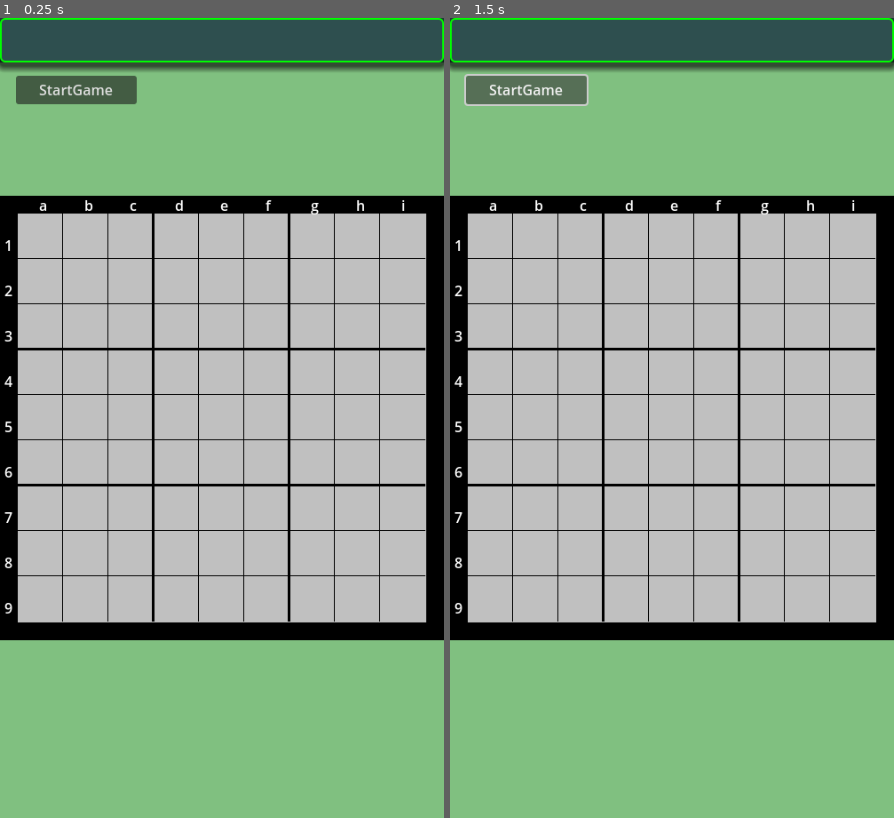
Above: before the commit, frames 1-2 (left to right).
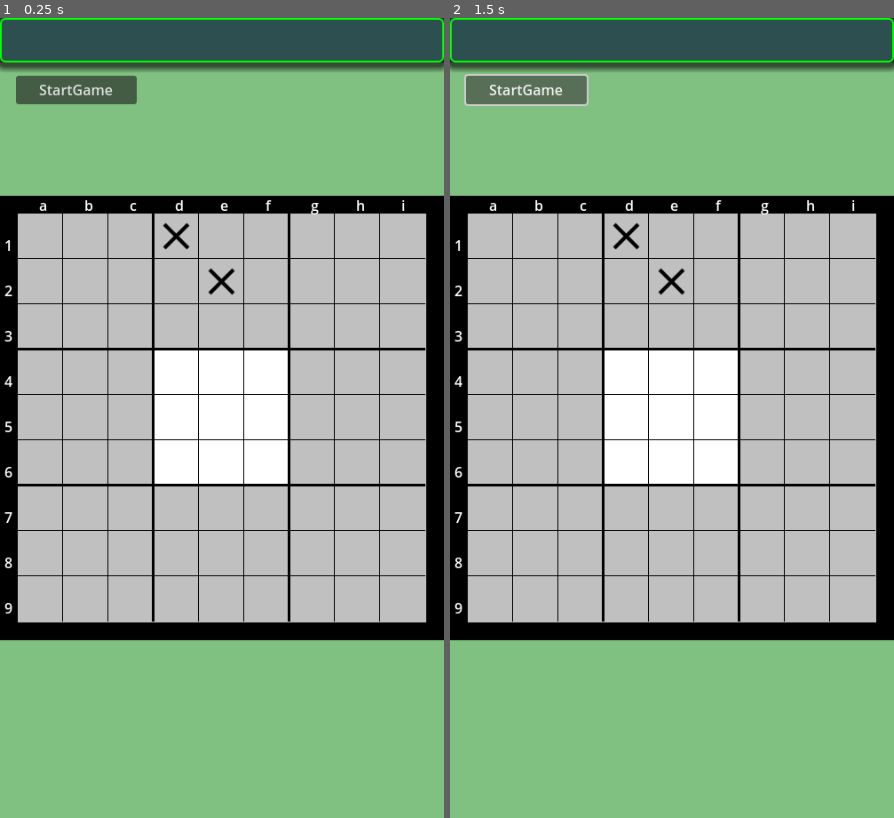
Above: after the commit, the same moments.

Repository: vivisuke/SuperTicTacToe4
Game: Godot game, scene res://main_scene.tscn
Two runs of this game, one before a commit and one after it. Both use one fixed random seed, a clock stepped at 60 frames per second and the inputs below.
Inputs:
- Up to frame 1 (0.25 s): no input
- Up to frame 2 (1.5 s): click "StartGame" at 0.5 s; click "StartGame" at 1.25 s

The runs differ from the first frame. In frame 1, 5.1% of the frame differs, in the area x 34-65%, y 25-59%; in frame 2, 5.1%.

Commit message:
0009 ◎ C 12/27 03/05 0.001│ToDo│ローカルボード強調用タイルマップ（TileMapBG）追加 0010 ◎ C 12/27 03/05 0.001│ToDo│ローカルボード用タイルマップ（TileMapLocal）追加

Diff:
--- a/SuperTicTacToe/main_scene.tscn
+++ b/SuperTicTacToe/main_scene.tscn
@@ -1,8 +1,35 @@
-[gd_scene load_steps=4 format=3 uid="uid://ddnaldrnxjkkx"]
+[gd_scene load_steps=12 format=3 uid="uid://ddnaldrnxjkkx"]
 
 [ext_resource type="Script" path="res://scripts/TitleBar.gd" id="1_l3eue"]
 [ext_resource type="Script" path="res://scripts/main_scene.gd" id="1_nwkcl"]
 [ext_resource type="Script" path="res://scripts/Grid.gd" id="3_fq3ta"]
+[ext_resource type="Texture2D" uid="uid://8psfxlmyf6od" path="res://images/white153x153.png" id="3_twduk"]
+[ext_resource type="Texture2D" uid="uid://c21l38manmh06" path="res://images/circle_black.png" id="5_u0aoc"]
+[ext_resource type="Texture2D" uid="uid://os2kymwxpo7f" path="res://images/close_black.png" id="6_x73yt"]
+
+[sub_resource type="TileSetAtlasSource" id="TileSetAtlasSource_30j05"]
+texture = ExtResource("3_twduk")
+texture_region_size = Vector2i(153, 153)
+0:0/0 = 0
+
+[sub_resource type="TileSet" id="TileSet_gt2cf"]
+tile_size = Vector2i(153, 153)
+sources/0 = SubResource("TileSetAtlasSource_30j05")
+
+[sub_resource type="TileSetAtlasSource" id="TileSetAtlasSource_aipxp"]
+texture = ExtResource("5_u0aoc")
+texture_region_size = Vector2i(51, 51)
+0:0/0 = 0
+
+[sub_resource type="TileSetAtlasSource" id="TileSetAtlasSource_qwv0h"]
+texture = ExtResource("6_x73yt")
+texture_region_size = Vector2i(51, 51)
+0:0/0 = 0
+
+[sub_resource type="TileSet" id="TileSet_sex7n"]
+tile_size = Vector2i(51, 51)
+sources/0 = SubResource("TileSetAtlasSource_aipxp")
+sources/1 = SubResource("TileSetAtlasSource_qwv0h")
 
 [node name="MainScene" type="Node2D"]
 script = ExtResource("1_nwkcl")
@@ -37,6 +64,13 @@
 offset_bottom = 700.0
 color = Color(0.752941, 0.752941, 0.752941, 1)
 
+[node name="TileMapBG" type="TileMap" parent="Board"]
+position = Vector2(20, 20)
+tile_set = SubResource("TileSet_gt2cf")
+cell_quadrant_size = 3
+format = 2
+layer_0/tile_data = PackedInt32Array(65537, 0, 0)
+
 [node name="Grid" type="ColorRect" parent="Board"]
 layout_mode = 0
 offset_right = 500.0
@@ -44,4 +78,10 @@
 color = Color(1, 1, 1, 0)
 script = ExtResource("3_fq3ta")
 
+[node name="TileMapLocal" type="TileMap" parent="Board"]
+position = Vector2(20, 20)
+tile_set = SubResource("TileSet_sex7n")
+format = 2
+layer_0/tile_data = PackedInt32Array(3, 0, 0, 65540, 1, 0)
+
 [connection signal="pressed" from="StartStopButton" to="." method="_on_start_stop_button_pressed"]
--- a/SuperTicTacToe/project.godot
+++ b/SuperTicTacToe/project.godot
@@ -13,7 +13,7 @@
 config/name="SuperTicTacToe"
 run/main_scene="res://main_scene.tscn"
 config/features=PackedStringArray("4.0", "GL Compatibility")
-config/icon="res://icon.svg"
+config/icon="res://images/tic-tac-toe.png"
 
 [display]
 
--- a/SuperTicTacToe/scripts/main_scene.gd
+++ b/SuperTicTacToe/scripts/main_scene.gd
@@ -3,8 +3,15 @@
 
 # Called when the node enters the scene tree for the first time.
 func _ready():
-	printraw("_ready \n")
+	#printraw("_ready \n")
 	print("OK")
+	#$Board/TileMapLocal.erase_cell(0, Vector2i(3, 0))
+	$Board/TileMapLocal.set_cell(0, Vector2i(3, 0), 1, Vector2i(0, 0))
+	print("(0, 0) = ", $Board/TileMapLocal.get_cell_source_id (0, Vector2i(0, 0)))
+	$Board/TileMapLocal.set_cell(0, Vector2i(0, 0), 1)
+	print("(0, 0) = ", $Board/TileMapLocal.get_cell_source_id (0, Vector2i(0, 0)))
+	print("(3, 0) = ", $Board/TileMapLocal.get_cell_source_id (0, Vector2i(3, 0)))
+	print("(4, 1) = ", $Board/TileMapLocal.get_cell_source_id (0, Vector2i(4, 1)))
 	pass # Replace with function body.
 
 
@@ -15,4 +22,8 @@
 
 func _on_start_stop_button_pressed():
 	print("_on_start_stop_button_pressed()\n")
+	print("(0, 0) = ", $Board/TileMapBG.get_cell_source_id (0, Vector2i(0, 0)))
+	$Board/TileMapBG.set_cell(0, Vector2i(0, 0), 0)
+	print("(0, 0) = ", $Board/TileMapBG.get_cell_source_id (0, Vector2i(0, 0)))
+	print("(1, 1) = ", $Board/TileMapBG.get_cell_source_id (0, Vector2i(1, 1)))
 	pass # Replace with function body.
Not shown, changed: SuperTicTacToe4.spr
